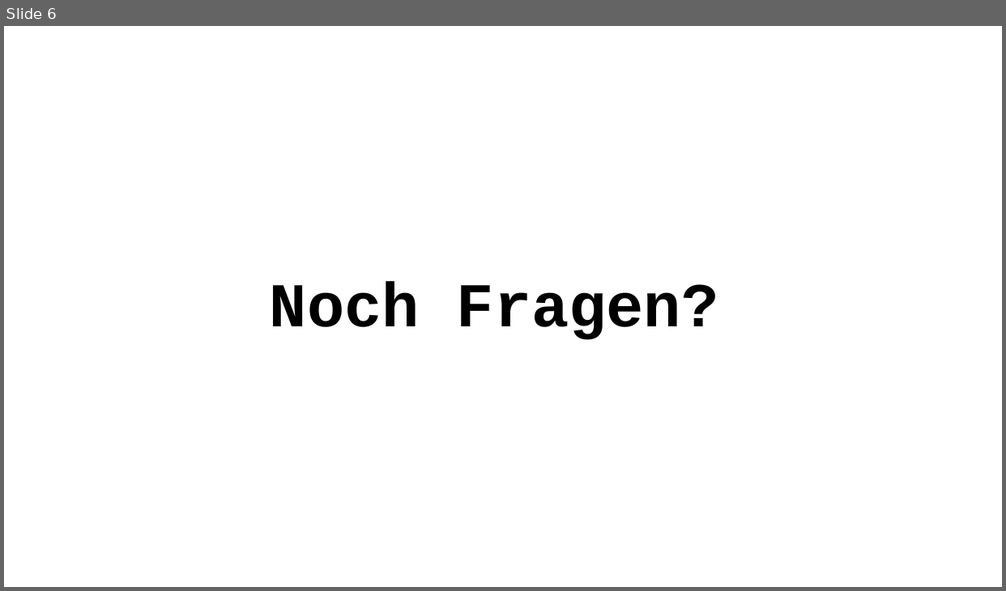
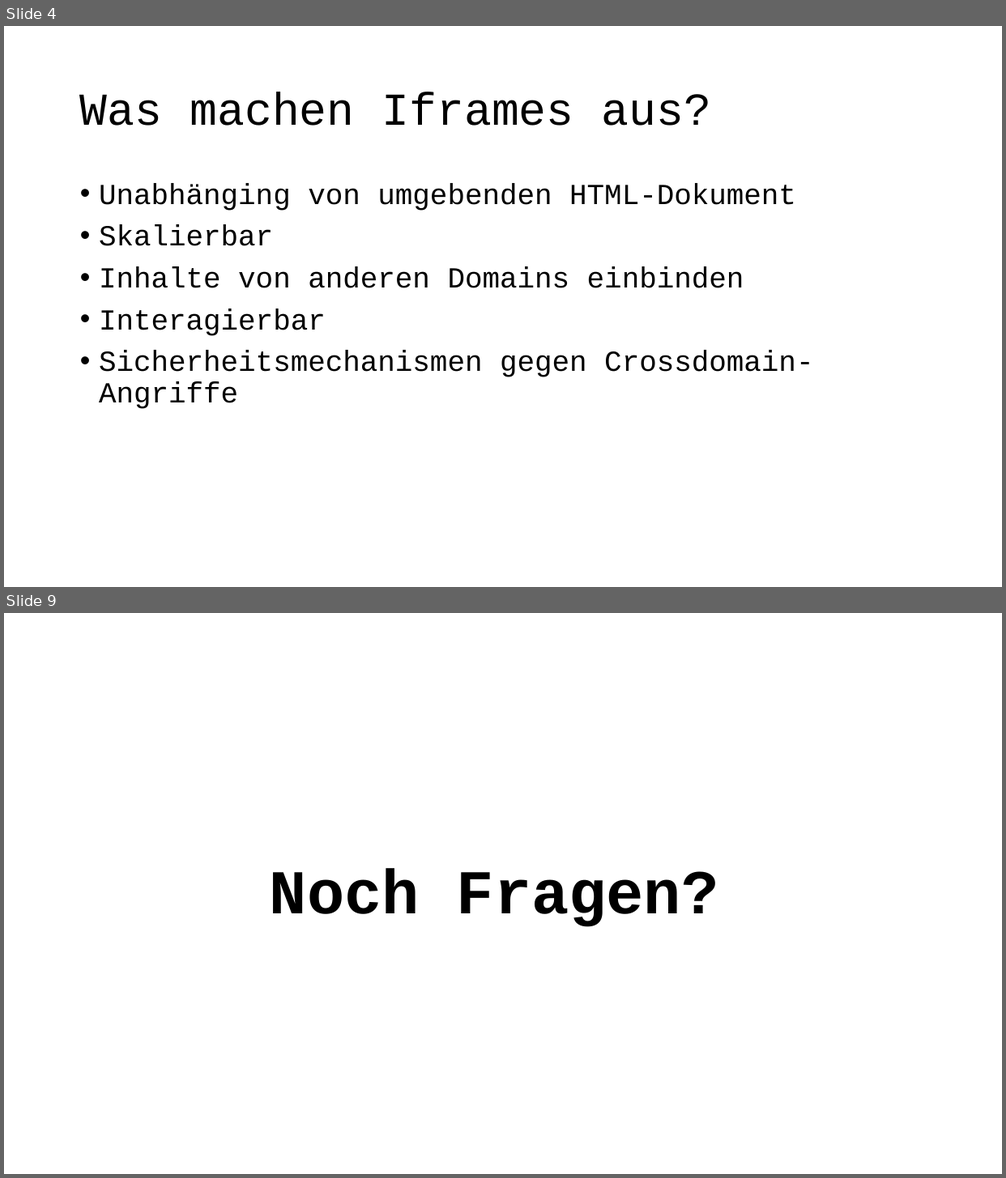
Before and after one commit to DaMu14/LA1600, a slide deck: Präsentation/Prasentation_zu_IFrame.pptx. Shown one above the other, each under a label of ours: slide 6 before the commit, slides 4 and 9 after it; the slides between them are not shown. The pictures are 1006x591 and 1006x1178 pixels, drawn with LibreOffice and Linux fonts; fonts in the diff are those of the drawing; background and template pictures are left out. Boxes give left, top, right and bottom in pixels: in the first picture for what was removed or moved away, otherwise in the second. Text is boxed around its words. In the diff, an @@ line names an element or a change of style, - is before the commit and + after.

```diff
--- a/Präsentation/Prasentation_zu_IFrame.pptx
+++ b/Präsentation/Prasentation_zu_IFrame.pptx
@@ slide 4 added at (4,26,1002,587), background picture (left out) @@
@@ title added at (80,92,712,126), 44 pt, text #000000 @@
+Was machen Iframes aus?
@@ text added at (99,183,813,409), 28 pt, text #000000 @@
+• Unabhänging von umgebenden HTML-Dokument
+• Skalierbar
+• Inhalte von anderen Domains einbinden
+• Interagierbar
+• Sicherheitsmechanismen gegen Crossdomain-Angriffe
@@ what was slide 6 is now slide 9 @@
```
Also in this commit, not shown: 4 slides changed, 3 other slides added, 1 slide removed.
